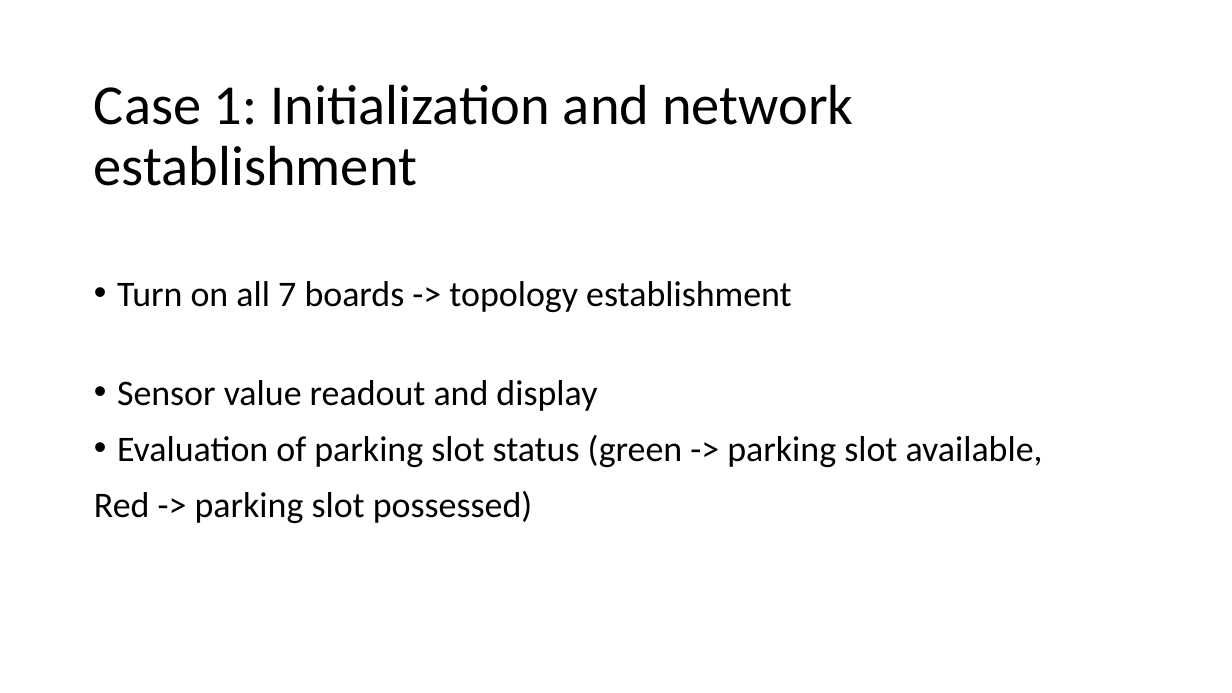
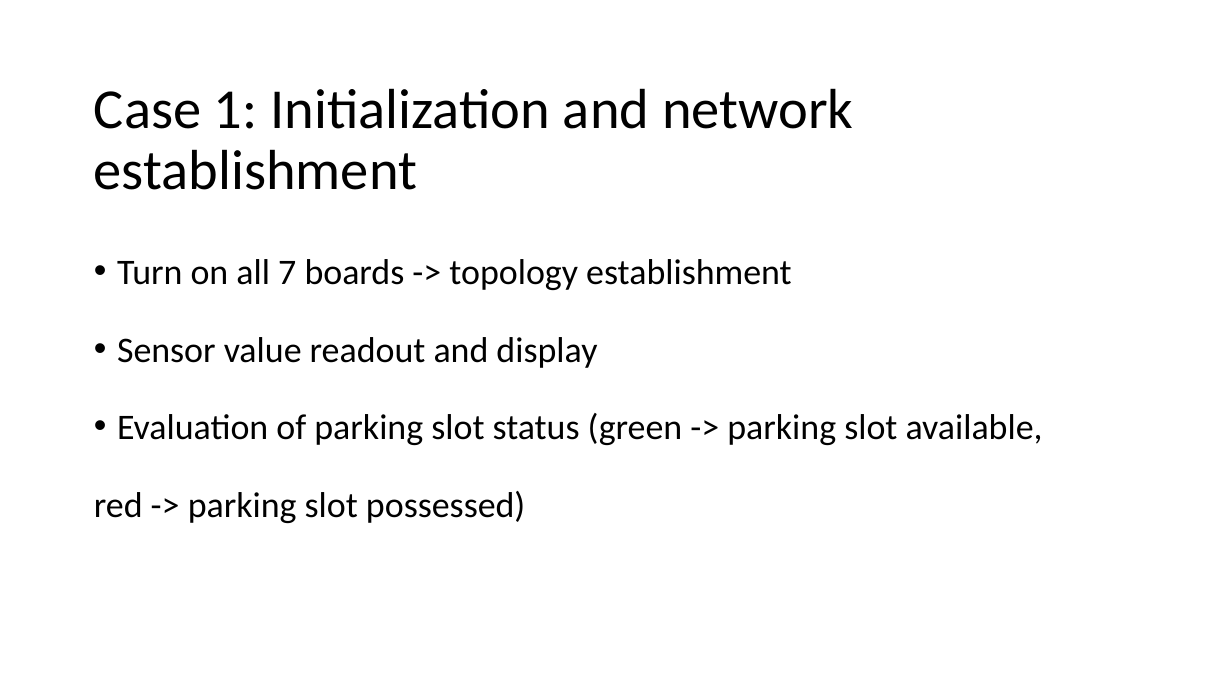
Before and after one commit to Codaxx/WSN_Lab_2025, a slide deck: slide 11 of wsnlab-ss25-final-group2.pptx (slide 9 before the commit). Drawn at 1232x693 pixels with LibreOffice and Linux fonts; fonts in the diff are those of the drawing; background and template pictures are left out. Boxes give left, top, right and bottom in pixels: in the first picture for what was removed or moved away, otherwise in the second. Text is boxed around its words. In the diff, an @@ line names an element or a change of style, - is before the commit and + after.

```diff
--- a/wsnlab-ss25-final-group2.pptx
+++ b/wsnlab-ss25-final-group2.pptx
@@ title "Case 1: Initialization and network ...": place and size @@
-title "Case 1: Initialization and network ..." at box(94, 84, 853, 186)
+title "Case 1: Initialization and network ..." at box(94, 88, 853, 190)
@@ text at box(117, 259, 1043, 445): line spacing 2 to 1.5; line spacing 1 to 1.5 @@
@@ text at box(94, 491, 525, 523): text changed @@
-Red -> parking slot possessed)
+red -> parking slot possessed)
```
Also in this commit, not shown: 11 other slides changed, 3 slides added.
